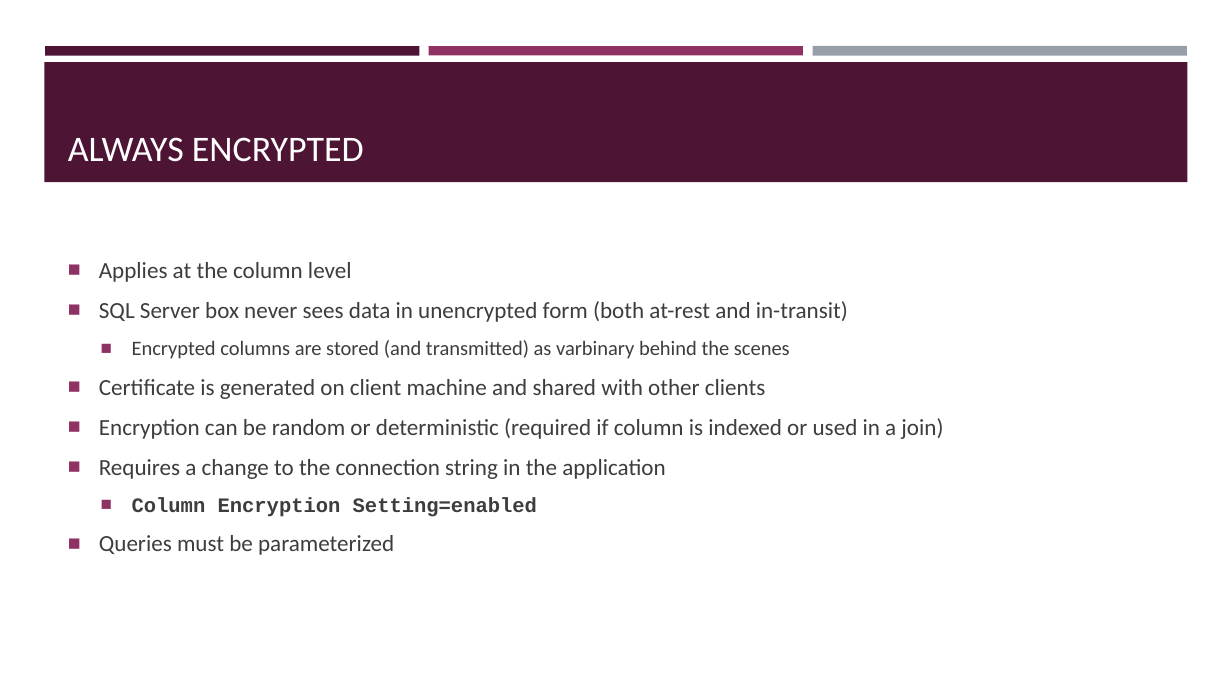
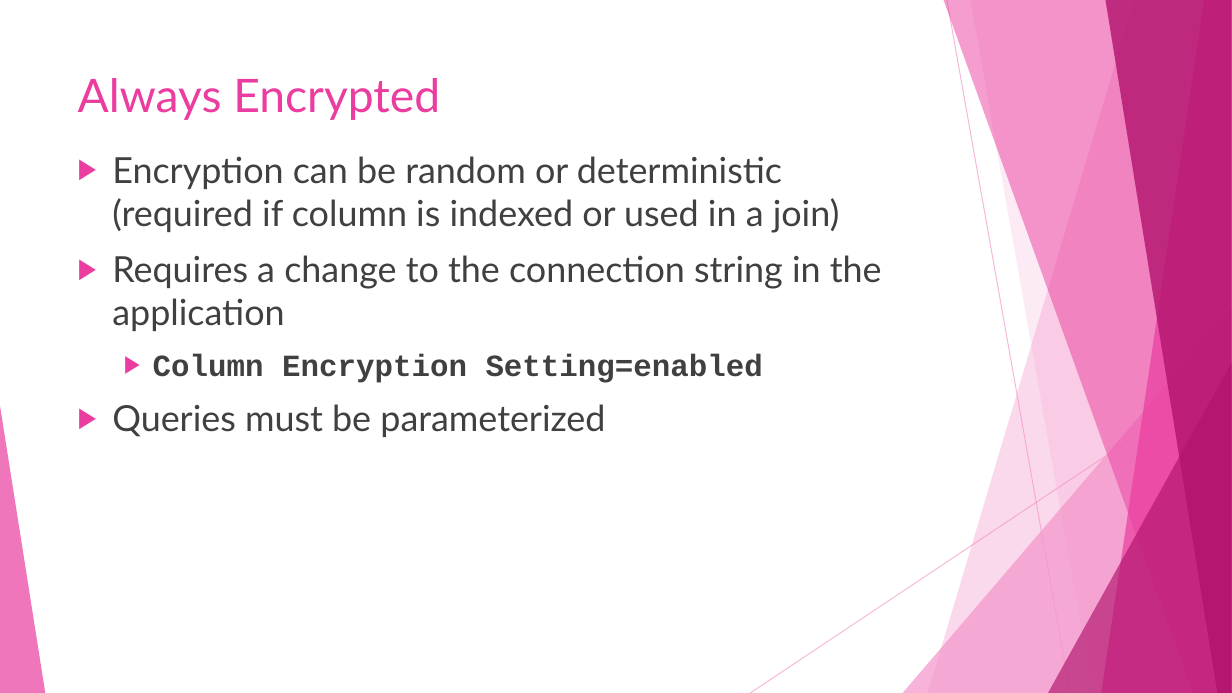
Before and after one commit to sqltran/SevenAwesomeSQLFeatures, a slide deck: slide 13 of AwesomeFreeSQLServerFeatures.pptx (slide 11 before the commit). Drawn at 1232x693 pixels with LibreOffice and Linux fonts; fonts in the diff are those of the drawing. Boxes give left, top, right and bottom in pixels: in the first picture for what was removed or moved away, otherwise in the second. Text is boxed around its words. In the diff, an @@ line names an element or a change of style, - is before the commit and + after.

Commit message:
Chage presentation theme and fixup.

```diff
--- a/AwesomeFreeSQLServerFeatures.pptx
+++ b/AwesomeFreeSQLServerFeatures.pptx
@@ rectangle removed at box(45, 46, 420, 55) @@
@@ rectangle removed at box(429, 46, 803, 55) @@
@@ rectangle removed at box(812, 46, 1187, 56) @@
@@ rectangle removed at box(44, 62, 1188, 182) @@
@@ title "Always Encrypted" at box(78, 78, 440, 120): vertical alignment bottom to top @@
@@ title at box(78, 78, 440, 120): text changed; size 28 to 36 pt; font Calibri to Lato; text colour #FFFFFF to #EB3D9F @@
-ALWAYS ENCRYPTED
+Always Encrypted
@@ text "Encryption can be random or ...": place and size @@
-text "Encryption can be random or ..." at box(99, 262, 943, 555)
+text "Encryption can be random or ..." at box(112, 156, 882, 437)
@@ text "Encryption can be random or ..." at box(112, 156, 882, 437): size 18 to 28 pt, font Calibri to Lato in "Encryption can be random or deterministic (required ...", "Requires a change to the connection string ...", "Queries must be parameterized"; text colour #3D3D3D to #404040; size 16 to 24 pt in "Column Encryption Setting=enabled"; bullet ■ to ▶; bullet colour #903163 to #EB3D9F; vertical alignment middle to top @@
@@ text at box(99, 262, 848, 399): paragraphs removed @@
-■ Applies at the column level
-■ SQL Server box never sees data in unencrypted form (both at-rest and in-transit)
-  ■ Encrypted columns are stored (and transmitted) as varbinary behind the scenes
-■ Certificate is generated on client machine and shared with other clients
@@ group added at box(0, 0, 1232, 693): 5 freeform shapes, 3 triangles, 2 lines @@
```
Also in this commit, not shown: 32 other slides changed, 4 slides added.
